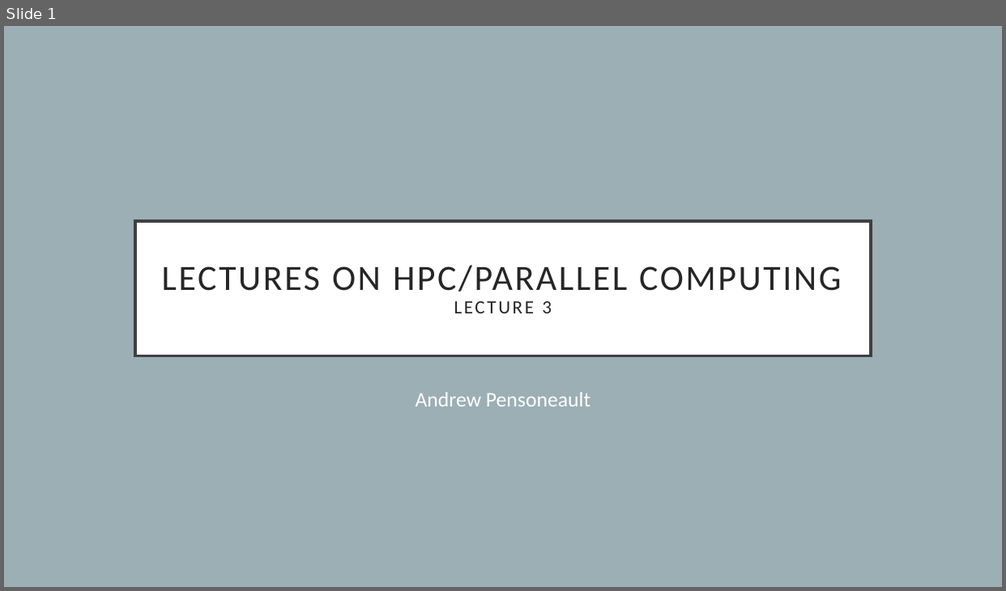
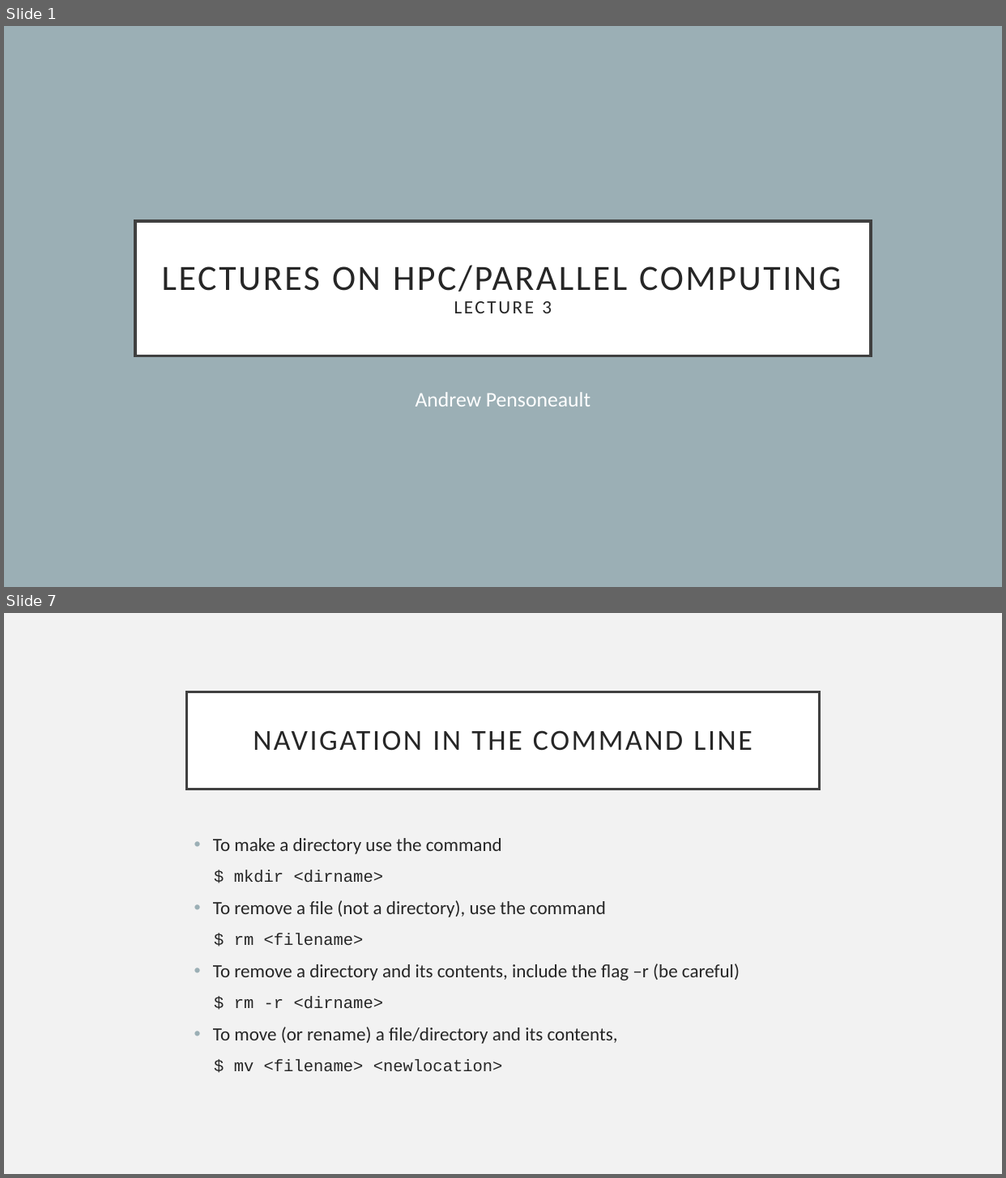
Before and after one commit to Andrewpensoneault/Intro-Parallel-Computing, a slide deck: Lectures/Lecture 3/lecture3.pptx. Shown one above the other, each under a label of ours: slide 1 before the commit, slides 1 and 7 after it; the slides between them are not shown. The pictures are 1006x591 and 1006x1178 pixels, drawn with LibreOffice and Linux fonts; fonts in the diff are those of the drawing. Boxes give left, top, right and bottom in pixels: in the first picture for what was removed or moved away, otherwise in the second. Text is boxed around its words. In the diff, an @@ line names an element or a change of style, - is before the commit and + after.

```diff
--- a/Lectures/Lecture 3/lecture3.pptx
+++ b/Lectures/Lecture 3/lecture3.pptx
@@ slide 7 added at bbox=[4, 613, 1002, 1174], background #F2F2F2 @@
@@ title added at bbox=[187, 692, 819, 789], fill #FFFFFF, outline #404040 2.5 pt, 28 pt, text #262626 @@
+NAVIGATION IN THE COMMAND LINE
@@ text added at bbox=[213, 838, 739, 1071], 18 pt, text #262626 @@
+• To make a directory use the command
+$ mkdir <dirname>
+• To remove a file (not a directory), use the command
+$ rm <filename>
+• To remove a directory and its contents, include the flag –r (be careful)
+$ rm -r <dirname>
+• To move (or rename) a file/directory and its contents,
+$ mv <filename> <newlocation>
```
Also in this commit, not shown: 1 slide changed, 9 other slides added, 1 slide removed.
